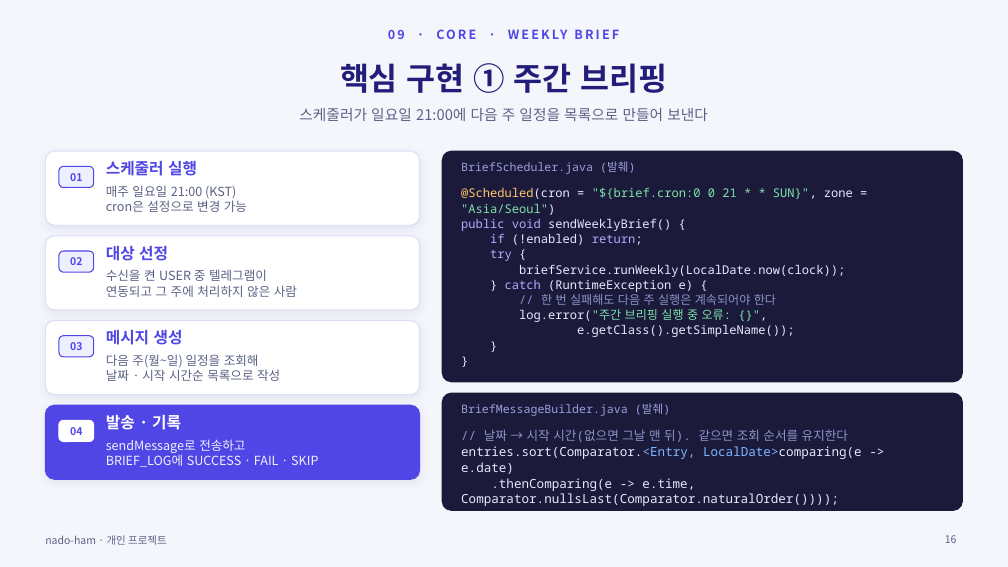
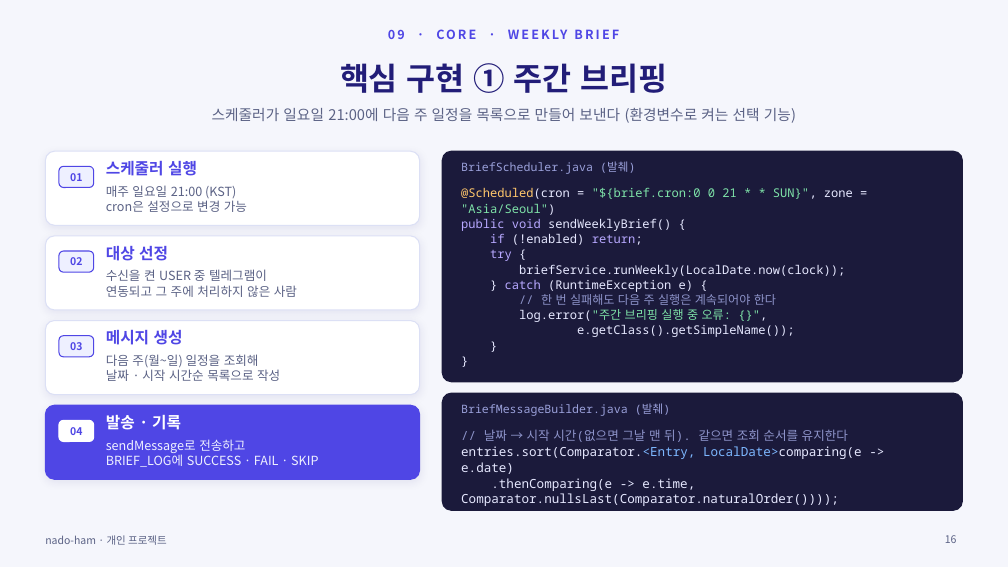
Before and after one commit to ho8566z/nado-ham_word, a slide deck: slide 16 of ppt_output/nado_ham.pptx. Drawn at 1008x567 pixels with LibreOffice and Linux fonts; fonts in the diff are those of the drawing. Boxes give left, top, right and bottom in pixels: in the first picture for what was removed or moved away, otherwise in the second. Text is boxed around its words. In the diff, an @@ line names an element or a change of style, - is before the commit and + after.

```diff
--- a/ppt_output/nado_ham.pptx
+++ b/ppt_output/nado_ham.pptx
@@ text at [212, 108, 796, 123]: text changed @@
-스케줄러가 일요일 21:00에 다음 주 일정을 목록으로 만들어 보낸다
+스케줄러가 일요일 21:00에 다음 주 일정을 목록으로 만들어 보낸다 (환경변수로 켜는 선택 기능)
```
Also in this commit, not shown: 7 other slides changed, 1 other file.
